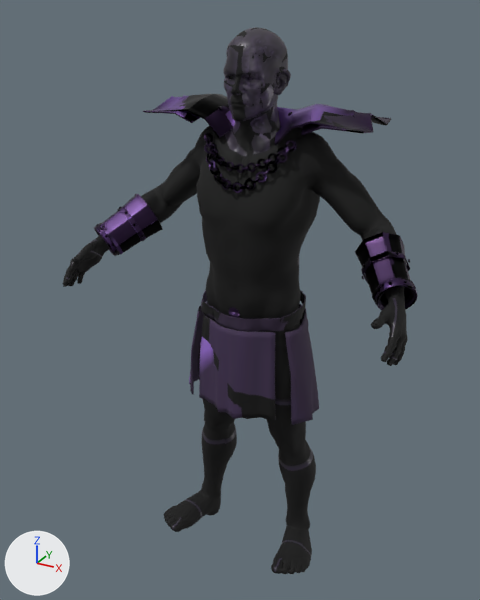
The glTF model crates/game/assets/dark_being.glb, before and after one commit.
Rendered twice from a 50 mm lens placed at (0.934, -1.845, 1.858), pointed at (-0.029, -0.095, 0.983). The lights are fixed; the arrows at lower left show +X, +Y and +Z. The older version comes first. Vertices at exactly the same position are counted once.

Objects in the first picture: 'dark_being'.
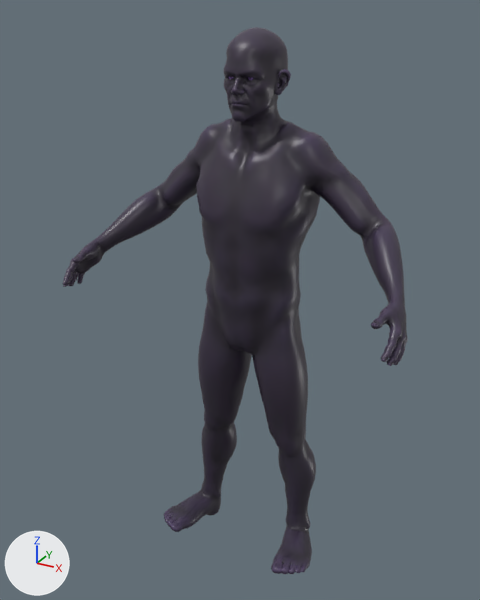
Boxes (x1, y1, x2, y2) around the edits, measured in the pictures (480 x 600 px):
```json
{"object": "dark_being", "change": "surface changed, reshaped", "before": [63, 27, 418, 574], "after": [63, 27, 408, 574], "on screen": "lighter"}
{"part": 1, "of": "me_dark_being", "change": "deleted", "before": [94, 94, 418, 425]}
{"part": 2, "of": "me_dark_being", "change": "surface changed", "before": [63, 27, 408, 574], "after": [63, 27, 408, 574], "on screen": "lighter"}
```

The change, as JSON lines over the scene's bpy script:
```json
{"block": "mat_costume", "change": "nodes: BsdfPrincipled, NormalMap, OutputMaterial, SeparateColor, TexImage x3"}
{"block": "mat_costume", "change": "nodes: BsdfPrincipled, OutputMaterial, TexImage"}
{"block": "mat_costume", "change": "uses the picture img_image_3"}
{"block": "mat_costume", "change": "uses the picture img_image_4"}
{"block": "me_dark_being", "where": "# used by ob_dark_being; location = (0.0, 0.0, 0.0)"}
{"op": "remove", "block": "me_dark_being", "code": "me_dark_being.from_pydata(...)  # 31721 vertices, 63214 faces; spans x -0.57..0.57, y -0.37..0.12, z -0.01..1.81"}
{"op": "add", "block": "me_dark_being", "code": "me_dark_being.from_pydata(...)  # 15817 vertices, 31622 faces; spans x -0.57..0.57, y -0.37..0.08, z -0.01..1.81"}
{"block": "me_dark_being", "change": "me_dark_being part 1: 106 loose pieces with 15904 vertices, spanning x -0.55..0.55, y -0.23..0.12, z 0.6..1.61, are deleted"}
{"block": "me_dark_being", "change": "me_dark_being part 2: 31620 kept faces spanning x -0.57..0.57, y -0.37..0.08, z -0.01..1.81 get new texture (UV) coordinates"}
```
